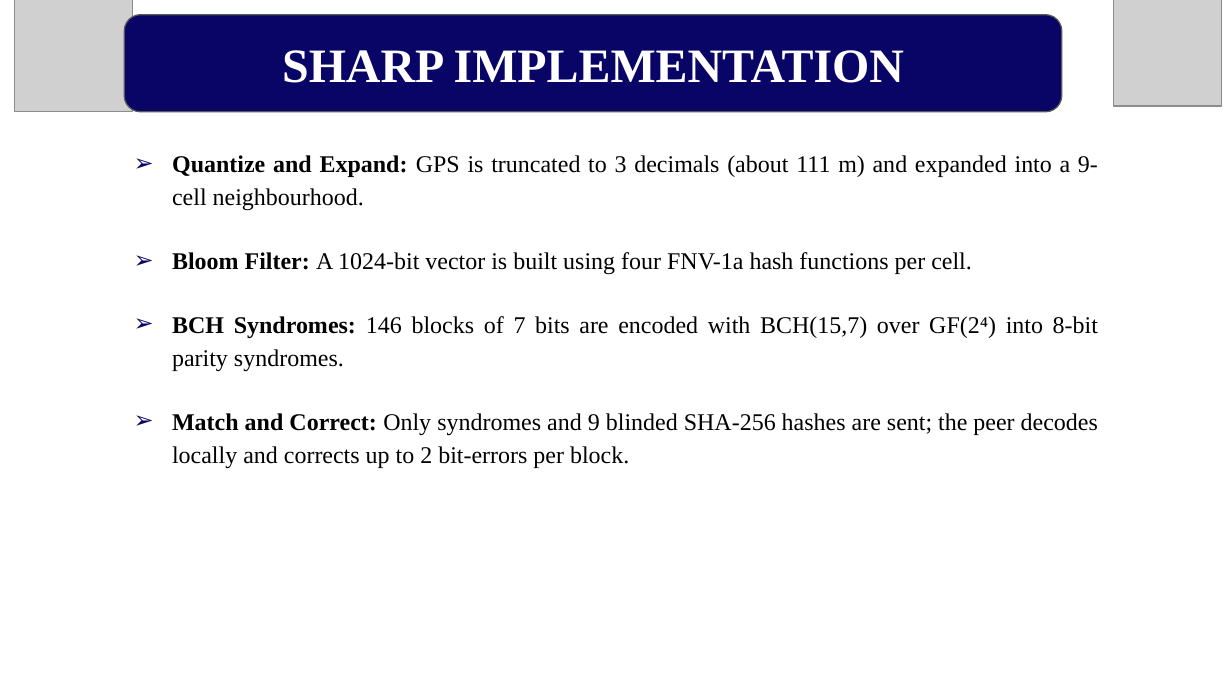
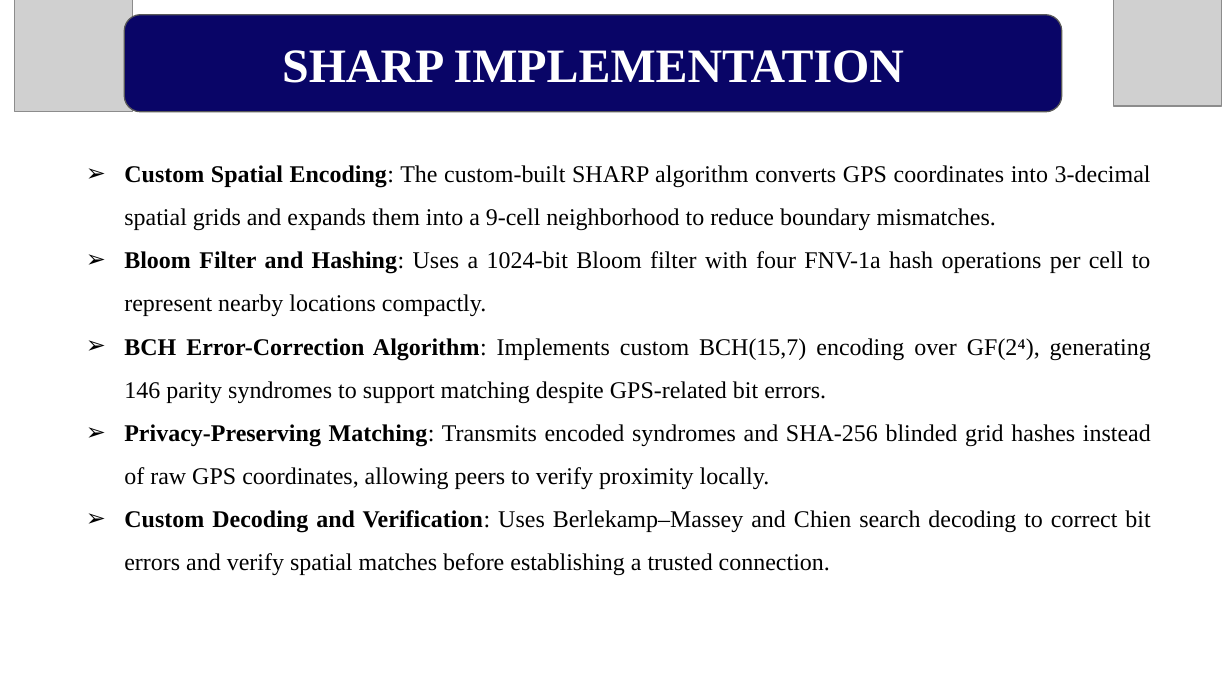
Before and after one commit to TheOrionGD/Connify-APP, a slide deck: slide 18 of docs/reports/Connify_Presentation.pptx. Drawn at 1232x693 pixels with LibreOffice and Linux fonts; fonts in the diff are those of the drawing; grey boxes stand for pictures. Boxes give left, top, right and bottom in pixels: in the first picture for what was removed or moved away, otherwise in the second. Text is boxed around its words. In the diff, an @@ line names an element or a change of style, - is before the commit and + after.

```diff
--- a/docs/reports/Connify_Presentation.pptx
+++ b/docs/reports/Connify_Presentation.pptx
@@ text at (124,165,1151,575): text changed @@
-➢ Quantize and Expand: GPS is truncated to 3 decimals (about 111 m) and expanded into a 9-cell neighbourhood.
-➢ Bloom Filter: A 1024-bit vector is built using four FNV-1a hash functions per cell.
-➢ BCH Syndromes: 146 blocks of 7 bits are encoded with BCH(15,7) over GF(2⁴) into 8-bit parity syndromes.
-➢ Match and Correct: Only syndromes and 9 blinded SHA-256 hashes are sent; the peer decodes locally and corrects up to 2 bit-errors per block.
+➢ Custom Spatial Encoding: The custom-built SHARP algorithm converts GPS coordinates into 3-decimal spatial grids and expands them into a 9-cell neighborhood to reduce boundary mismatches.
+➢ Bloom Filter and Hashing: Uses a 1024-bit Bloom filter with four FNV-1a hash operations per cell to represent nearby locations compactly.
+➢ BCH Error-Correction Algorithm: Implements custom BCH(15,7) encoding over GF(2⁴), generating 146 parity syndromes to support matching despite GPS-related bit errors.
+➢ Privacy-Preserving Matching: Transmits encoded syndromes and SHA-256 blinded grid hashes instead of raw GPS coordinates, allowing peers to verify proximity locally.
+➢ Custom Decoding and Verification: Uses Berlekamp–Massey and Chien search decoding to correct bit errors and verify spatial matches before establishing a trusted connection.
```
Also in this commit, not shown: 18 other slides changed, 1 other file.
